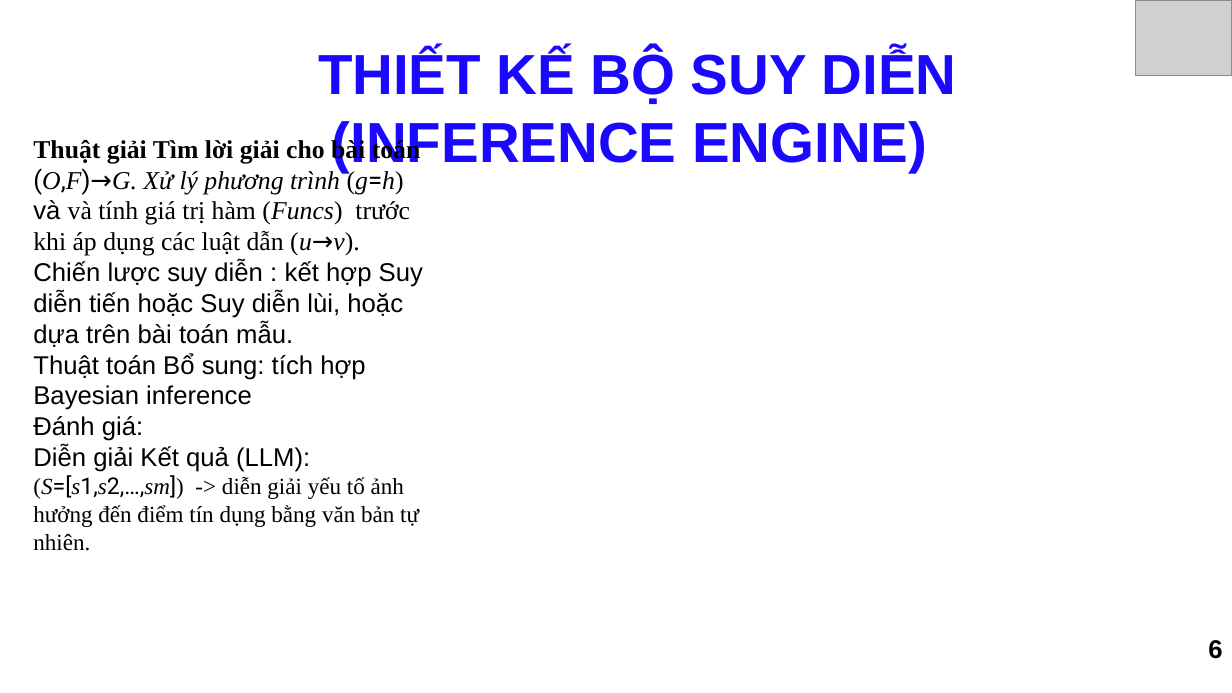
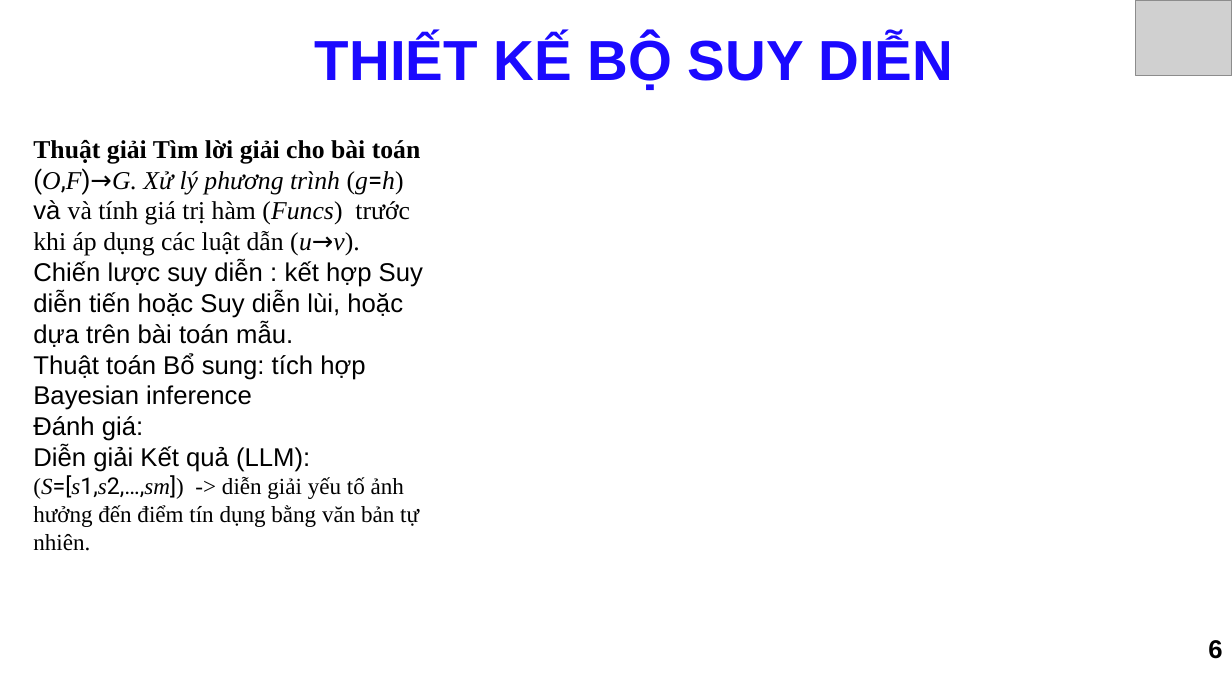
Before and after one commit to PhamPhucHau/knowleage_base_model_and_application, a slide deck: slide 6 of Nhom9_BaoCaoCuoiKy_SLIDE.pptx. Drawn at 1232x693 pixels with LibreOffice and Linux fonts; fonts in the diff are those of the drawing; grey boxes stand for pictures; background and template pictures are left out. Boxes give left, top, right and bottom in pixels: in the first picture for what was removed or moved away, otherwise in the second. Text is boxed around its words. In the diff, an @@ line names an element or a change of style, - is before the commit and + after.

```diff
--- a/Nhom9_BaoCaoCuoiKy_SLIDE.pptx
+++ b/Nhom9_BaoCaoCuoiKy_SLIDE.pptx
@@ text at [315, 35, 953, 90]: text changed @@
-THIẾT KẾ BỘ SUY DIỄN (INFERENCE ENGINE)
+THIẾT KẾ BỘ SUY DIỄN
```
Also in this commit, not shown: 1 other slide changed, 13 other files.
